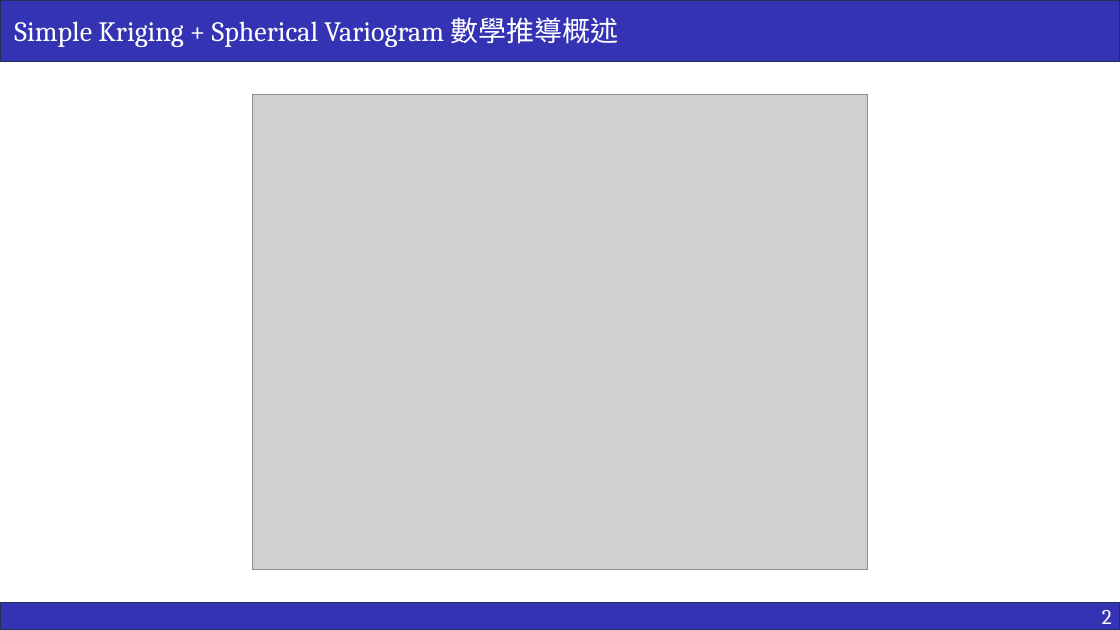
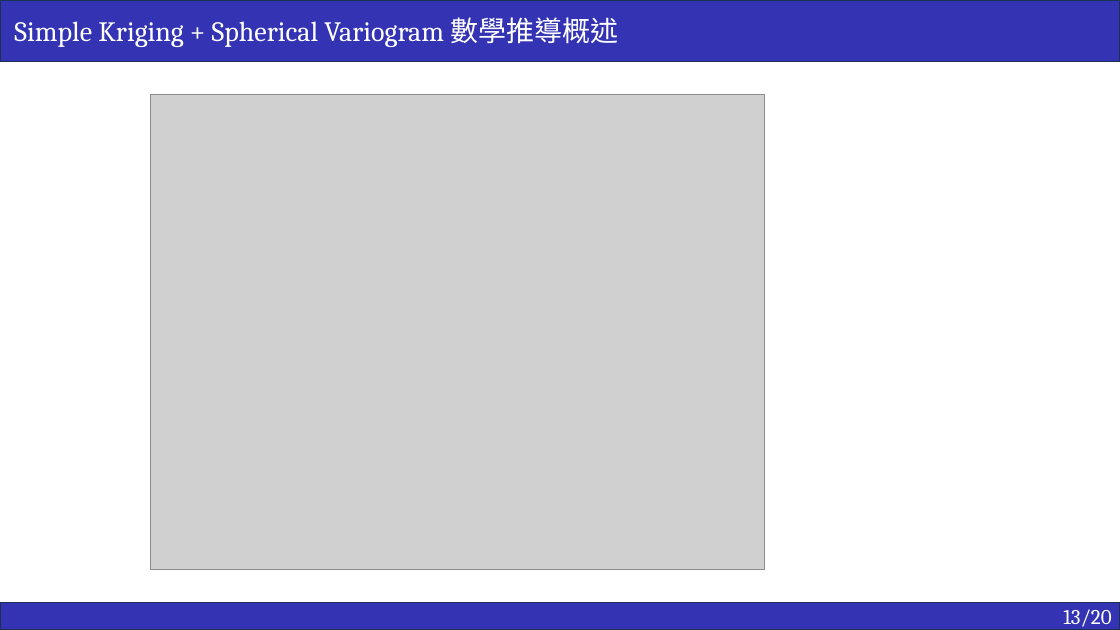
Before and after one commit to ricki0313/rainfall_practice, a slide deck: slide 14 of report/rainfall_report.pptx. Drawn at 1120x630 pixels with LibreOffice and Linux fonts; fonts in the diff are those of the drawing; grey boxes stand for pictures. Boxes give left, top, right and bottom in pixels: in the first picture for what was removed or moved away, otherwise in the second. Text is boxed around its words. In the diff, an @@ line names an element or a change of style, - is before the commit and + after.

```diff
--- a/report/rainfall_report.pptx
+++ b/report/rainfall_report.pptx
@@ picture: place and size @@
-picture at bbox=[253, 95, 867, 570]
+picture at bbox=[150, 95, 765, 570]
@@ text in rectangle at bbox=[1063, 609, 1111, 630]: text changed @@
-2
+13/20
```
Also in this commit, not shown: 15 other slides changed, 5 slides added, 1 slide removed, 4 other files.
